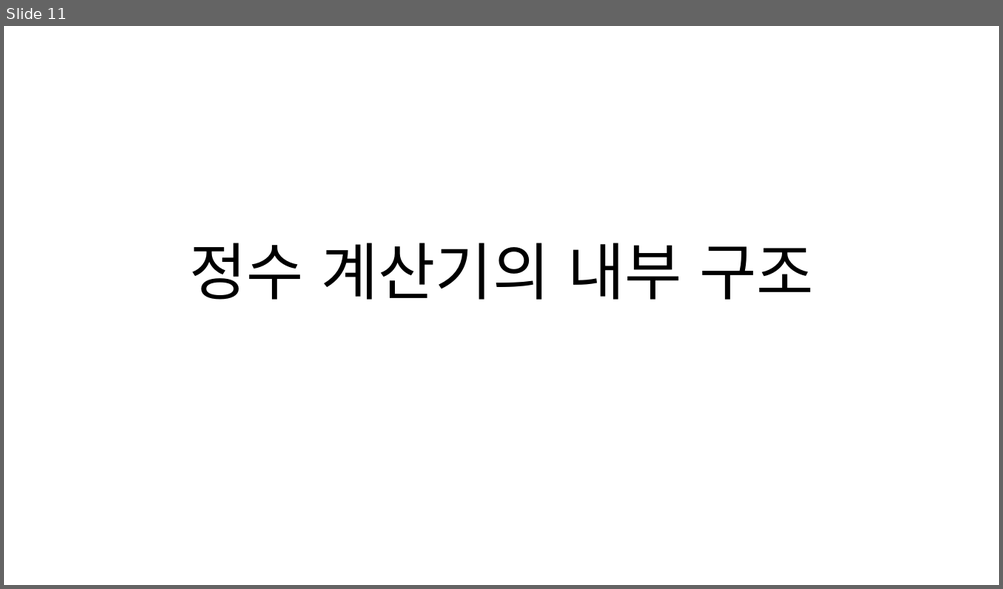
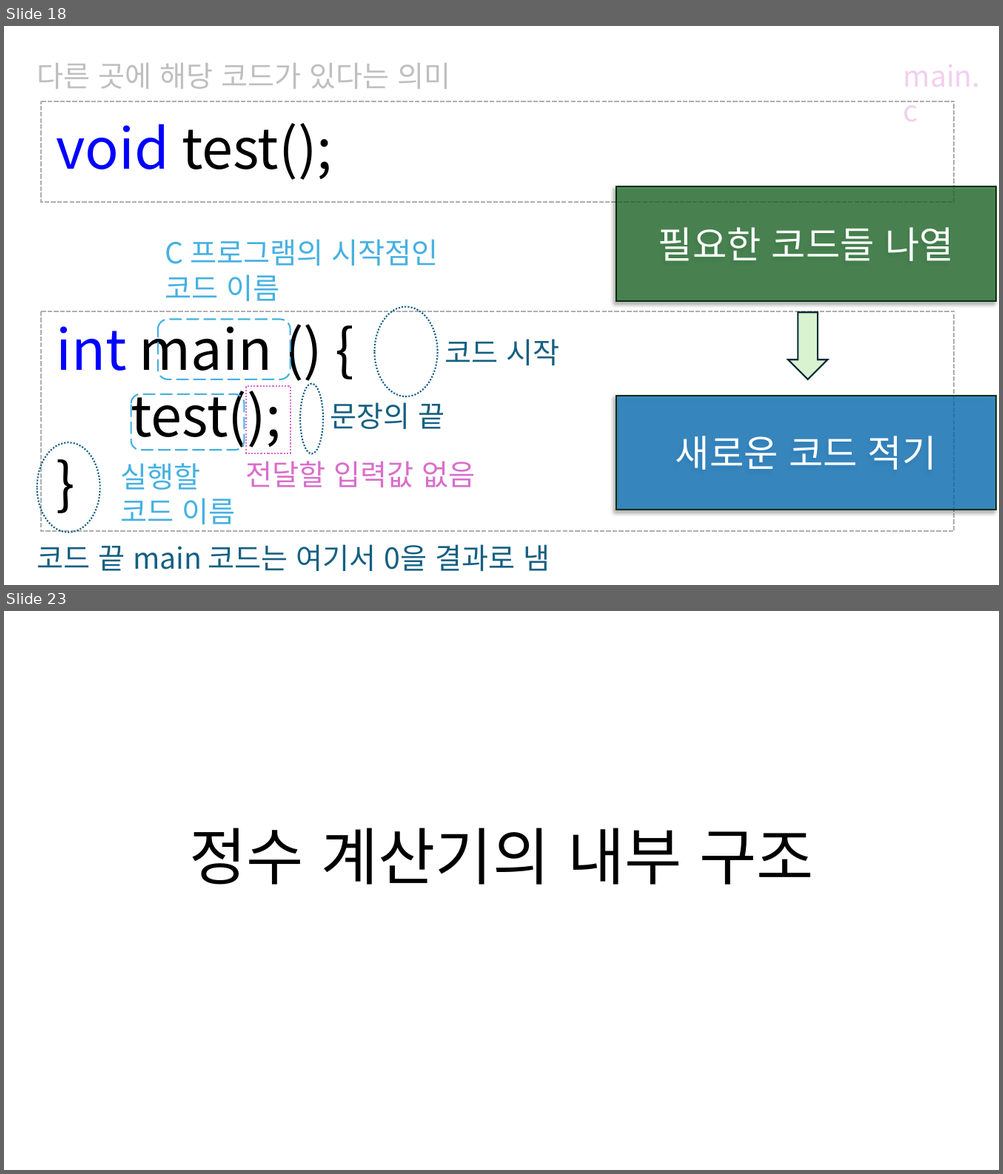
Before and after one commit to chaebkimm/C_ppt, a slide deck: C소개.pptx. Shown one above the other, each under a label of ours: slide 11 before the commit, slides 18 and 23 after it; the slides between them are not shown. The pictures are 1003x589 and 1003x1174 pixels, drawn with LibreOffice and Linux fonts; fonts in the diff are those of the drawing. Boxes give left, top, right and bottom in pixels: in the first picture for what was removed or moved away, otherwise in the second. Text is boxed around its words. In the diff, an @@ line names an element or a change of style, - is before the commit and + after.

```diff
--- a/C소개.pptx
+++ b/C소개.pptx
@@ slide 18 added at bbox=[4, 26, 999, 585], background #FFFFFF @@
@@ text added at bbox=[37, 63, 450, 89], 28 pt, text #BFBFBF @@
+다른 곳에 해당 코드가 있다는 의미
@@ rounded rectangle added at bbox=[41, 101, 954, 202], outline #AEAEAE 1.5 pt dashed @@
@@ text added at bbox=[903, 101, 918, 121], 28 pt, text #F2CFEE @@
+main.c
@@ text added at bbox=[57, 123, 333, 451], 54 pt, text #000000 @@
+void test();
+int main () {
+test();
+}
@@ rectangle added at bbox=[616, 187, 996, 301], fill #196B24 at 70% opacity, outline #0B2F10 1.5 pt, 36 pt, text #FFFFFF @@
+필요한 코드들 나열
@@ text added at bbox=[165, 239, 438, 301], 28 pt, text #46B1E1 @@
+C 프로그램의 시작점인
+코드 이름
@@ rounded rectangle added at bbox=[41, 312, 954, 532], outline #AEAEAE 1.5 pt dashed @@
@@ ellipse added at bbox=[374, 307, 437, 397], outline #156082 1.5 pt dashed @@
@@ down arrow added at bbox=[788, 312, 828, 380], fill #D9F2D0, outline #092A39 1.5 pt @@
@@ rounded rectangle added at bbox=[158, 319, 290, 380], outline #46B1E1 1.5 pt dashed @@
@@ text added at bbox=[445, 339, 559, 366], 28 pt, text #156082 @@
+코드 시작
@@ rounded rectangle added at bbox=[131, 395, 244, 451], outline #46B1E1 1.5 pt dashed @@
@@ rectangle added at bbox=[247, 386, 290, 454], outline #D86ECC 1.5 pt dashed @@
@@ ellipse added at bbox=[300, 384, 324, 454], outline #156082 1.5 pt dashed @@
@@ text added at bbox=[330, 403, 444, 429], 28 pt, text #156082 @@
+문장의 끝
@@ rectangle added at bbox=[616, 396, 996, 510], fill #0070C0 at 70% opacity, outline #0B2F10 1.5 pt, 36 pt, text #FFFFFF @@
+새로운 코드 적기
@@ ellipse added at bbox=[37, 443, 99, 534], outline #156082 1.5 pt dashed @@
@@ text added at bbox=[120, 463, 235, 525], 28 pt, text #46B1E1 @@
+실행할
+코드 이름
@@ text added at bbox=[246, 461, 475, 488], 28 pt, text #D86ECC @@
+전달할 입력값 없음
@@ text added at bbox=[37, 545, 550, 571], 28 pt, text #156082 @@
+코드 끝 main 코드는 여기서 0을 결과로 냄
@@ what was slide 11 is now slide 23 @@
```
Also in this commit, not shown: 4 slides changed, 12 other slides added, 1 slide removed, 1 other file.
